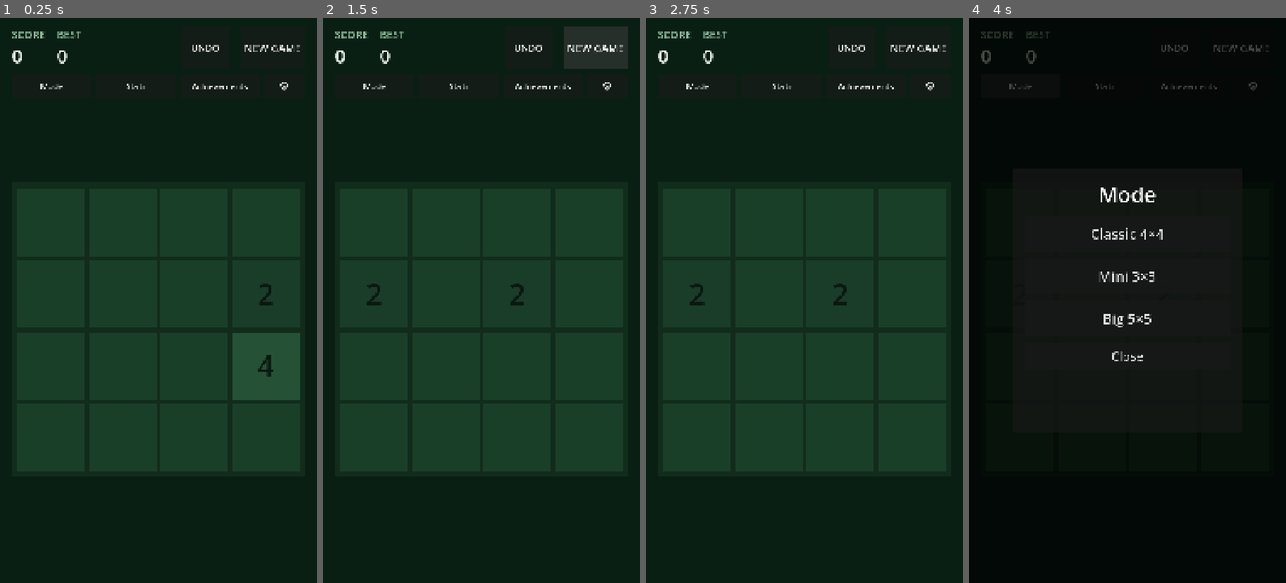
Above: before the commit, frames 1-4 (left to right).
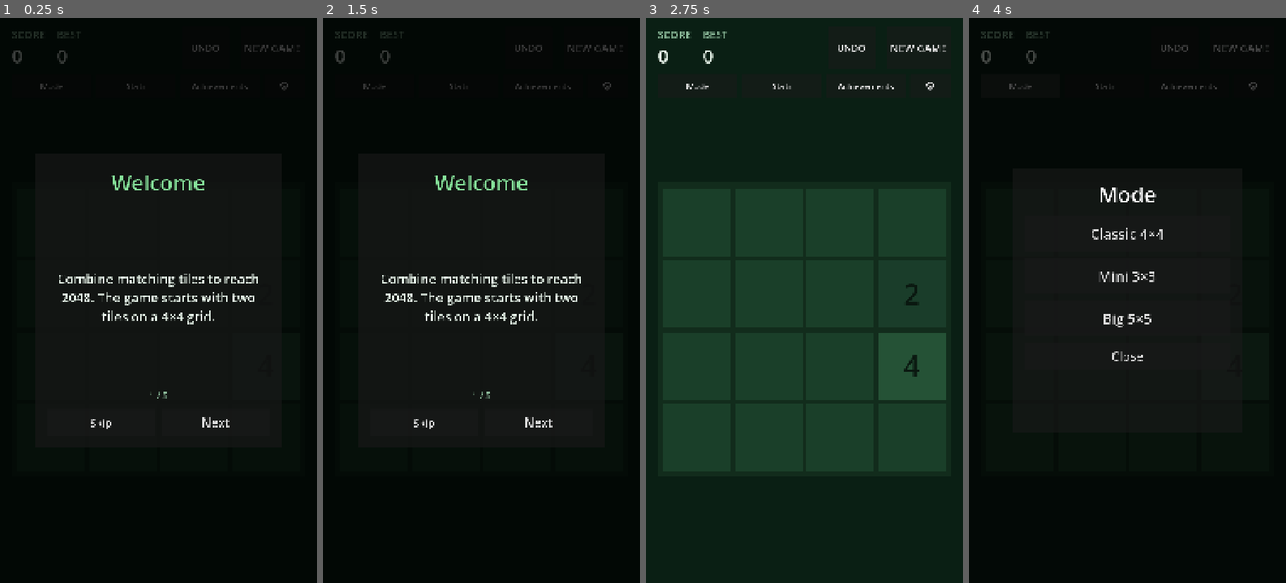
Above: after the commit, the same moments.

Repository: 0xRnato/2048
Game: Godot game, scene res://scenes/main.tscn
The game is run twice, just before and just after one commit, with the same random seed, the same clock (stepped at 60 frames per second) and the same inputs.
Inputs (mouse positions are in pixels of both pictures, inside the frame that each line leads up to):
- Up to frame 1 (0.25 s): no input
- Up to frame 2 (1.5 s): click "NEW GAME" at 0.5 s; click "NEW GAME" at 1.25 s
- Up to frame 3 (2.75 s): click (747, 424) at 2 s, where only the run after the commit has a clickable "Skip"
- Up to frame 4 (4 s): click "UNDO" at 2.75 s; click "Mode" at 3.5 s

The runs differ from the first frame. In frame 1, 45% of the frame differs, in the area x 3-97%, y 2-82%; in frame 2, 46%, in the area x 3-97%, y 1-82%; in frame 3, 0.3%; in frame 4, less than 0.1%.

Commit message:
feat(tutorial): add 5-step first-run overlay with i18n and settings replay

Diff:
--- a/project.godot
+++ b/project.godot
@@ -85,5 +85,5 @@
 [rendering]
 
 textures/canvas_textures/default_texture_filter=0
+renderer/rendering_method="mobile"
 textures/vram_compression/import_etc2_astc=true
-renderer/rendering_method="mobile"
--- a/scenes/main.tscn
+++ b/scenes/main.tscn
@@ -13,6 +13,7 @@
 [ext_resource type="PackedScene" path="res://scenes/ui/won_overlay.tscn" id="11"]
 [ext_resource type="PackedScene" path="res://scenes/ui/game_over_overlay.tscn" id="12"]
 [ext_resource type="PackedScene" path="res://scenes/ui/achievement_toast.tscn" id="13"]
+[ext_resource type="PackedScene" path="res://scenes/ui/tutorial_overlay.tscn" id="14"]
 
 [node name="Main" type="Control"]
 layout_mode = 3
@@ -82,3 +83,6 @@
 
 [node name="GameOverOverlay" parent="Overlays" instance=ExtResource("12")]
 visible = false
+
+[node name="TutorialOverlay" parent="Overlays" instance=ExtResource("14")]
+visible = false
--- /dev/null
+++ b/scenes/ui/tutorial_overlay.tscn
@@ -0,0 +1,114 @@
+[gd_scene load_steps=2 format=3]
+
+[ext_resource type="Script" path="res://scripts/ui/tutorial_overlay.gd" id="1"]
+
+[node name="TutorialOverlay" type="Control"]
+layout_mode = 3
+anchors_preset = 15
+anchor_right = 1.0
+anchor_bottom = 1.0
+grow_horizontal = 2
+grow_vertical = 2
+script = ExtResource("1")
+
+[node name="Backdrop" type="ColorRect" parent="."]
+layout_mode = 1
+anchors_preset = 15
+anchor_right = 1.0
+anchor_bottom = 1.0
+grow_horizontal = 2
+grow_vertical = 2
+color = Color(0, 0, 0, 0.75)
+
+[node name="Frame" type="Panel" parent="."]
+custom_minimum_size = Vector2(840, 1000)
+layout_mode = 1
+anchors_preset = 8
+anchor_left = 0.5
+anchor_top = 0.5
+anchor_right = 0.5
+anchor_bottom = 0.5
+offset_left = -420.0
+offset_top = -500.0
+offset_right = 420.0
+offset_bottom = 500.0
+grow_horizontal = 2
+grow_vertical = 2
+
+[node name="Title" type="Label" parent="Frame"]
+layout_mode = 1
+anchors_preset = 10
+anchor_right = 1.0
+offset_left = 40.0
+offset_top = 40.0
+offset_right = -40.0
+offset_bottom = 160.0
+grow_horizontal = 2
+text = "TUT_STEP_1_TITLE"
+horizontal_alignment = 1
+vertical_alignment = 1
+theme_override_font_sizes/font_size = 72
+theme_override_colors/font_color = Color(0.525, 0.886, 0.604, 1)
+
+[node name="Body" type="Label" parent="Frame"]
+layout_mode = 1
+anchors_preset = 15
+anchor_right = 1.0
+anchor_bottom = 1.0
+offset_left = 60.0
+offset_top = 200.0
+offset_right = -60.0
+offset_bottom = -220.0
+grow_horizontal = 2
+grow_vertical = 2
+text = "TUT_STEP_1_BODY"
+horizontal_alignment = 1
+vertical_alignment = 1
+autowrap_mode = 3
+theme_override_font_sizes/font_size = 44
+theme_override_colors/font_color = Color(0.91, 0.96, 0.92, 1)
+
+[node name="Counter" type="Label" parent="Frame"]
+layout_mode = 1
+anchors_preset = 12
+anchor_top = 1.0
+anchor_right = 1.0
+anchor_bottom = 1.0
+offset_left = 40.0
+offset_top = -200.0
+offset_right = -40.0
+offset_bottom = -150.0
+grow_horizontal = 2
+grow_vertical = 0
+text = "1 / 5"
+horizontal_alignment = 1
+theme_override_font_sizes/font_size = 32
+theme_override_colors/font_color = Color(0.545, 0.725, 0.6, 1)
+
+[node name="Buttons" type="HBoxContainer" parent="Frame"]
+layout_mode = 1
+anchors_preset = 12
+anchor_top = 1.0
+anchor_right = 1.0
+anchor_bottom = 1.0
+offset_left = 40.0
+offset_top = -130.0
+offset_right = -40.0
+offset_bottom = -40.0
+grow_horizontal = 2
+grow_vertical = 0
+theme_override_constants/separation = 20
+
+[node name="Skip" type="Button" parent="Frame/Buttons"]
+layout_mode = 2
+size_flags_horizontal = 3
+custom_minimum_size = Vector2(0, 90)
+text = "TUT_SKIP"
+theme_override_font_sizes/font_size = 36
+
+[node name="Next" type="Button" parent="Frame/Buttons"]
+layout_mode = 2
+size_flags_horizontal = 3
+custom_minimum_size = Vector2(0, 90)
+text = "TUT_NEXT"
+theme_override_font_sizes/font_size = 42
--- a/scripts/ui/main.gd
+++ b/scripts/ui/main.gd
@@ -12,18 +12,25 @@
 @onready var _mode_selector: ModeSelector = $Overlays/ModeSelector
 @onready var _won_overlay: WonOverlay = $Overlays/WonOverlay
 @onready var _game_over_overlay: GameOverOverlay = $Overlays/GameOverOverlay
+@onready var _tutorial_overlay: TutorialOverlay = $Overlays/TutorialOverlay
 
 func _ready() -> void:
 	_hud.settings_requested.connect(func() -> void: _toggle(_settings_panel))
 	_hud.stats_requested.connect(func() -> void: _toggle(_stats_panel))
 	_hud.achievements_requested.connect(func() -> void: _toggle(_achievements_panel))
 	_hud.mode_requested.connect(func() -> void: _toggle(_mode_selector))
+	_settings_panel.replay_tutorial_requested.connect(_show_tutorial)
 	EventBus.theme_changed.connect(_on_theme_changed)
 	_apply_theme()
 	AdService.request_consent()
 	if not GameManager.try_resume_from_save():
 		GameManager.new_game(GameConstants.GameMode.CLASSIC)
 	_board_view.rebuild(GameManager.board.size)
+	if not bool(SaveManager.get_pref("tutorial_seen")):
+		_show_tutorial()
+
+func _show_tutorial() -> void:
+	_tutorial_overlay.show_from_start()
 
 func _on_theme_changed(_id: String) -> void:
 	_apply_theme()
--- a/scripts/ui/settings_panel.gd
+++ b/scripts/ui/settings_panel.gd
@@ -2,6 +2,8 @@
 
 ## Overlay for user-facing preferences. Values persist via `SaveManager`; audio
 ## values propagate to `AudioManager`, language to `Locale`.
+
+signal replay_tutorial_requested
 
 @onready var _theme_options: OptionButton = $Frame/Scroll/List/ThemeRow/Options
 @onready var _language_options: OptionButton = $Frame/Scroll/List/LanguageRow/Options
@@ -94,6 +96,7 @@
 func _on_replay_tutorial_pressed() -> void:
 	SaveManager.set_pref("tutorial_seen", false)
 	visible = false
+	replay_tutorial_requested.emit()
 
 func _on_reset_save_pressed() -> void:
 	SaveManager.reset_all()
--- /dev/null
+++ b/scripts/ui/tutorial_overlay.gd
@@ -0,0 +1,51 @@
+class_name TutorialOverlay extends Control
+
+## 5-step first-run walkthrough. Gated by `SaveManager.get_pref("tutorial_seen")`.
+## Re-triggerable from Settings (toggle `tutorial_seen=false` and reopen).
+
+const STEPS: Array[Dictionary] = [
+	{"title_key": "TUT_STEP_1_TITLE", "body_key": "TUT_STEP_1_BODY"},
+	{"title_key": "TUT_STEP_2_TITLE", "body_key": "TUT_STEP_2_BODY"},
+	{"title_key": "TUT_STEP_3_TITLE", "body_key": "TUT_STEP_3_BODY"},
+	{"title_key": "TUT_STEP_4_TITLE", "body_key": "TUT_STEP_4_BODY"},
+	{"title_key": "TUT_STEP_5_TITLE", "body_key": "TUT_STEP_5_BODY"},
+]
+
+signal finished
+
+@onready var _title: Label = $Frame/Title
+@onready var _body: Label = $Frame/Body
+@onready var _counter: Label = $Frame/Counter
+@onready var _skip_btn: Button = $Frame/Buttons/Skip
+@onready var _next_btn: Button = $Frame/Buttons/Next
+
+var _step: int = 0
+
+func _ready() -> void:
+	_skip_btn.pressed.connect(_on_finish)
+	_next_btn.pressed.connect(_on_next)
+	visible = false
+
+func show_from_start() -> void:
+	_step = 0
+	_render()
+	visible = true
+
+func _render() -> void:
+	var entry: Dictionary = STEPS[_step]
+	_title.text = tr(entry["title_key"])
+	_body.text = tr(entry["body_key"])
+	_counter.text = "%d / %d" % [_step + 1, STEPS.size()]
+	_next_btn.text = tr("TUT_DONE") if _step == STEPS.size() - 1 else tr("TUT_NEXT")
+
+func _on_next() -> void:
+	if _step >= STEPS.size() - 1:
+		_on_finish()
+		return
+	_step += 1
+	_render()
+
+func _on_finish() -> void:
+	SaveManager.set_pref("tutorial_seen", true)
+	visible = false
+	finished.emit()
Not shown: 1 places in scenes/main.tscn that only renumber resources
Not shown, added: scripts/autoload/ad_service.gd.uid
Not shown, added: scripts/game/game_config.gd.uid
Not shown, added: scripts/services/ad_service_admob.gd.uid
Not shown, added: scripts/services/ad_service_stub.gd.uid
Not shown, changed: translations/en.po
Not shown, changed: translations/pt_BR.po
Not shown, changed: .github/workflows/release.yml
Not shown, changed: CHANGELOG.md
